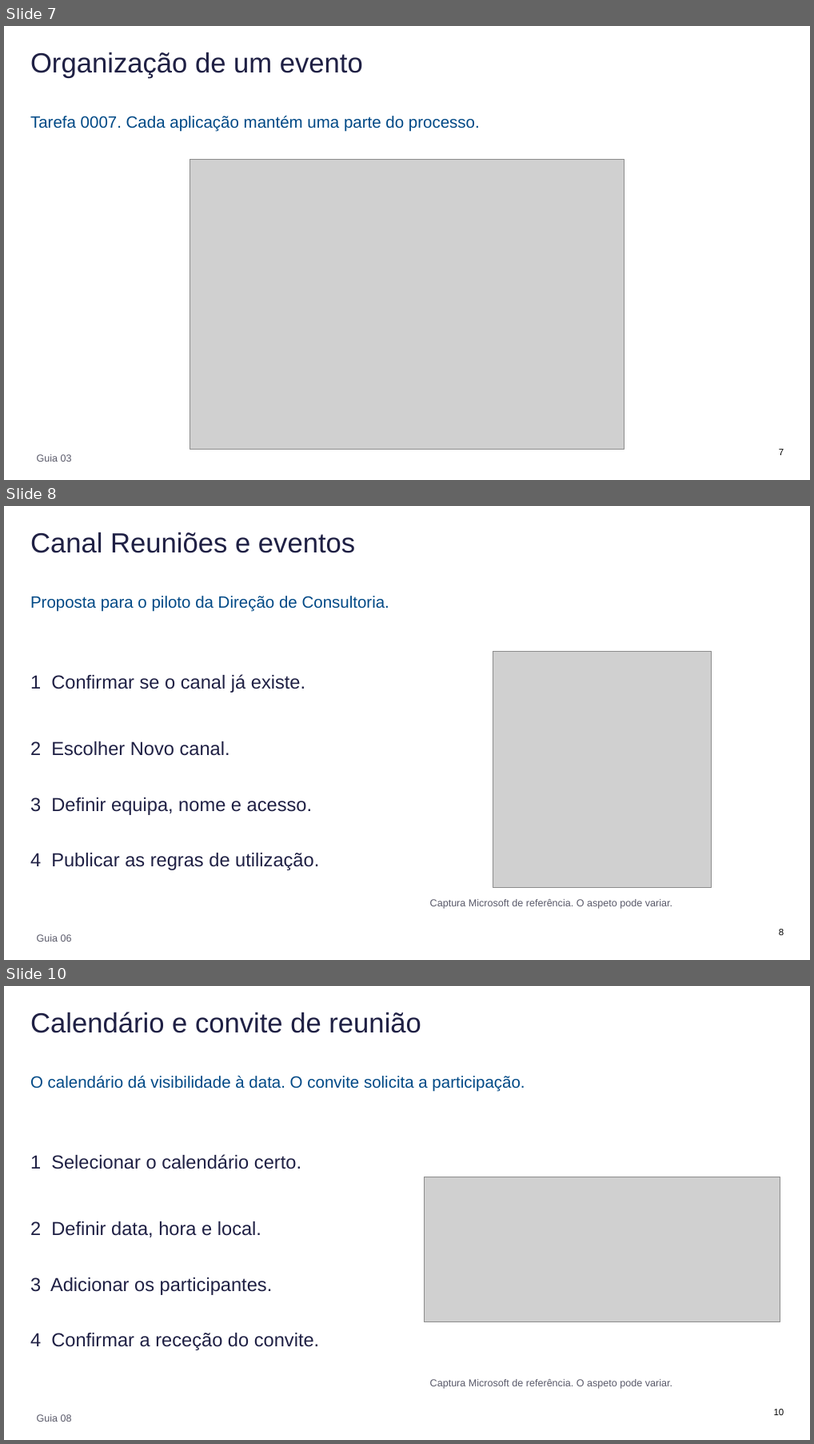
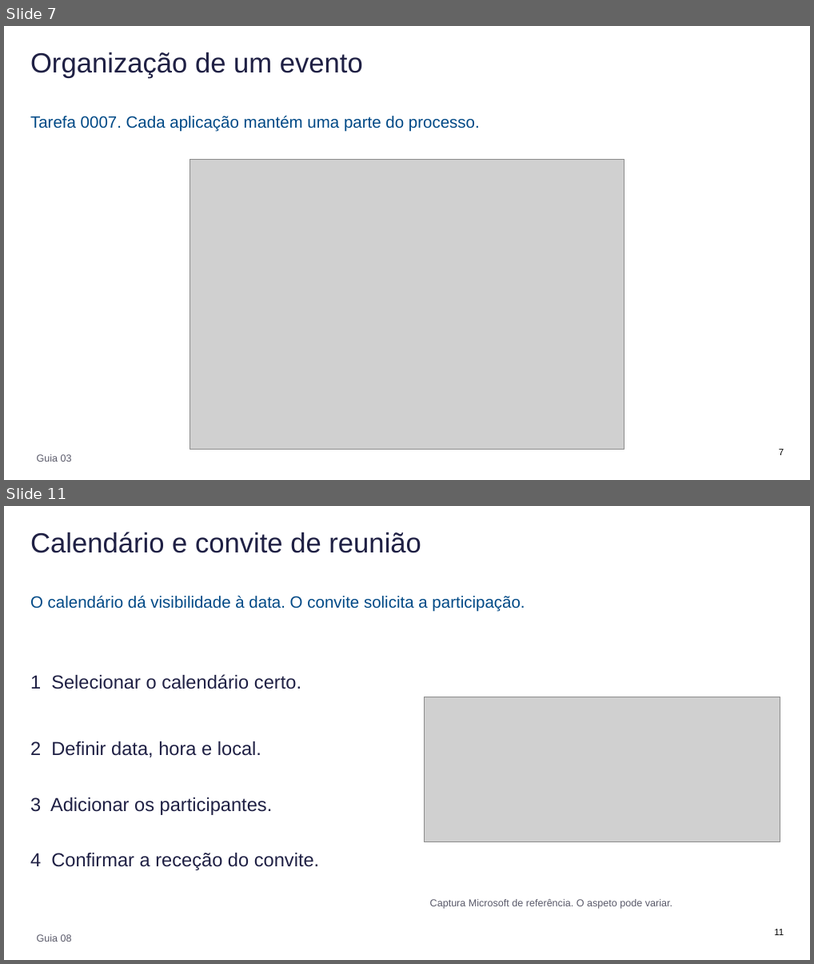
Before and after one commit to mpspmf/AIP-Tuturials, a slide deck: ASTRA/AIP_Apresentacao.pptx. Shown one above the other, each under a label of ours: slides 7, 8 and 10 before the commit, slides 7 and 11 after it; the slides between them are not shown. The pictures are 814x1444 and 814x964 pixels, drawn with LibreOffice and Linux fonts; fonts in the diff are those of the drawing; grey boxes stand for pictures. Boxes give left, top, right and bottom in pixels: in the first picture for what was removed or moved away, otherwise in the second. Text is boxed around its words. In the diff, an @@ line names an element or a change of style, - is before the commit and + after.

```diff
--- a/ASTRA/AIP_Apresentacao.pptx
+++ b/ASTRA/AIP_Apresentacao.pptx
@@ slide 8 removed at [4,506,810,960], background #FFFFFF @@
@@ title removed at [30,532,355,553] @@
-Canal Reuniões e eventos
@@ text removed at [30,596,390,612] @@
-Proposta para o piloto da Direção de Consultoria.
@@ picture removed at [493,651,712,888] @@
@@ text removed at [30,674,319,870] @@
-1 Confirmar se o canal já existe.
-2 Escolher Novo canal.
-3 Definir equipa, nome e acesso.
-4 Publicar as regras de utilização.
@@ text removed at [430,899,673,908] @@
-Captura Microsoft de referência. O aspeto pode variar.
@@ text removed at [37,934,72,941] @@
-Guia 06
@@ page number removed at [779,928,784,935] @@
-8
@@ what was slide 10 is now slide 11 @@
@@ page number at [774,928,784,935]: text changed @@
-10
+11
```
Also in this commit, not shown: 1 slide changed, 13 slides added, 7 other slides removed, 6 other files.
